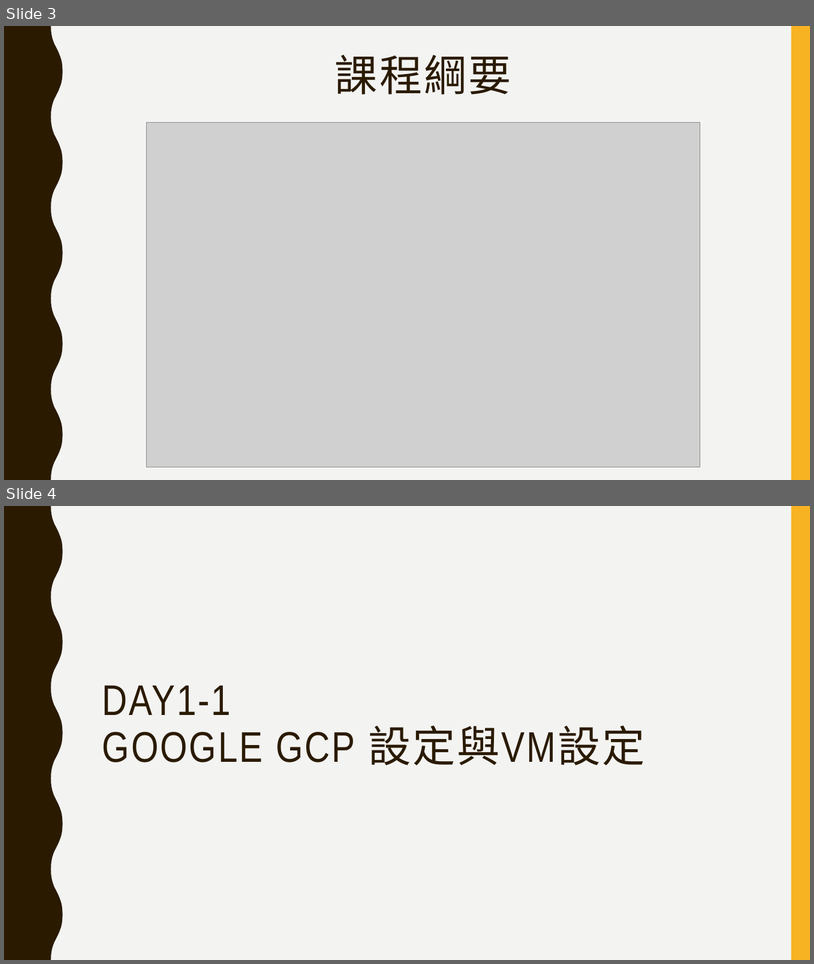
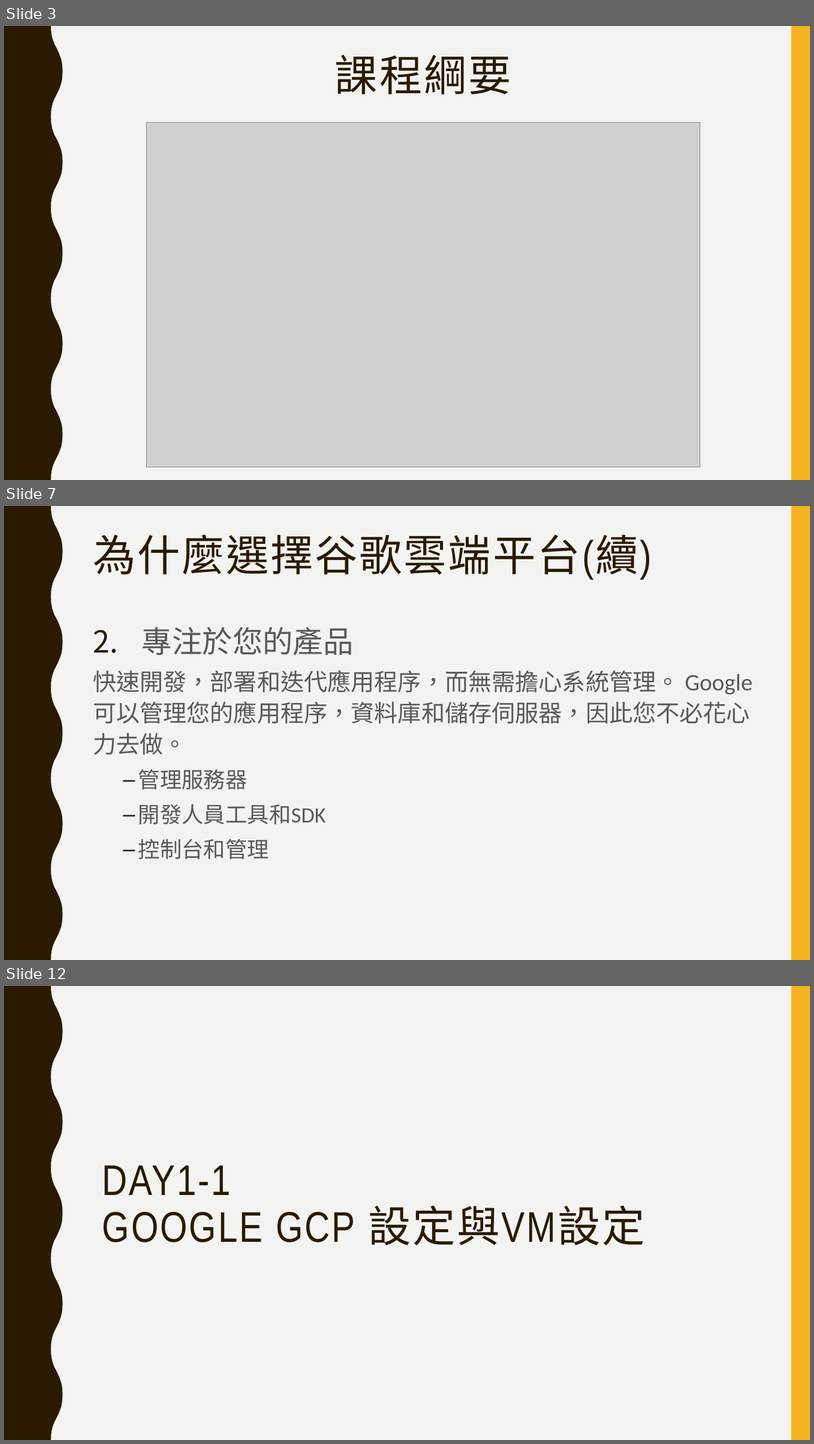
Before and after one commit to jumbokh/gcp_class, a slide deck: GCP_註冊及建立專案.pptx. Shown one above the other, each under a label of ours: slides 3 and 4 before the commit, slides 3, 7 and 12 after it; the slides between them are not shown. The pictures are 814x964 and 814x1444 pixels, drawn with LibreOffice and Linux fonts; fonts in the diff are those of the drawing; grey boxes stand for pictures. Boxes give left, top, right and bottom in pixels: in the first picture for what was removed or moved away, otherwise in the second. Text is boxed around its words. In the diff, an @@ line names an element or a change of style, - is before the commit and + after.

```diff
--- a/GCP_註冊及建立專案.pptx
+++ b/GCP_註冊及建立專案.pptx
@@ slide 7 added at [4, 506, 810, 960], background #F3F3F2; not listed: 2 template elements that a slide beside it also shows @@
@@ title added at [93, 535, 652, 580], 51 pt, text #2A1A00 @@
+為什麼選擇谷歌雲端平台(續)
@@ text added at [93, 627, 750, 859], 28 pt, text #595959 @@
+2. 專注於您的產品
+快速開發，部署和迭代應用程序，而無需擔心系統管理。 Google可以管理您的應用程序，資料庫和儲存伺服器，因此您不必花心力去做。
+  – 管理服務器
+  – 開發人員工具和SDK
+  – 控制台和管理
@@ what was slide 4 is now slide 12 @@
```
Also in this commit, not shown: 9 other slides added, 2 other files.
